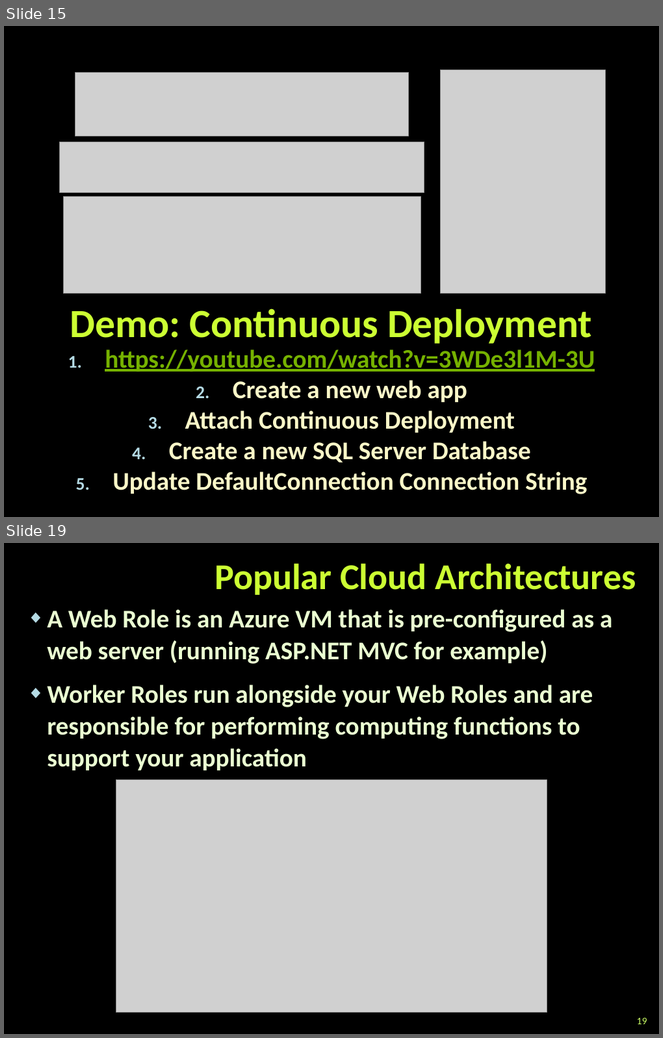
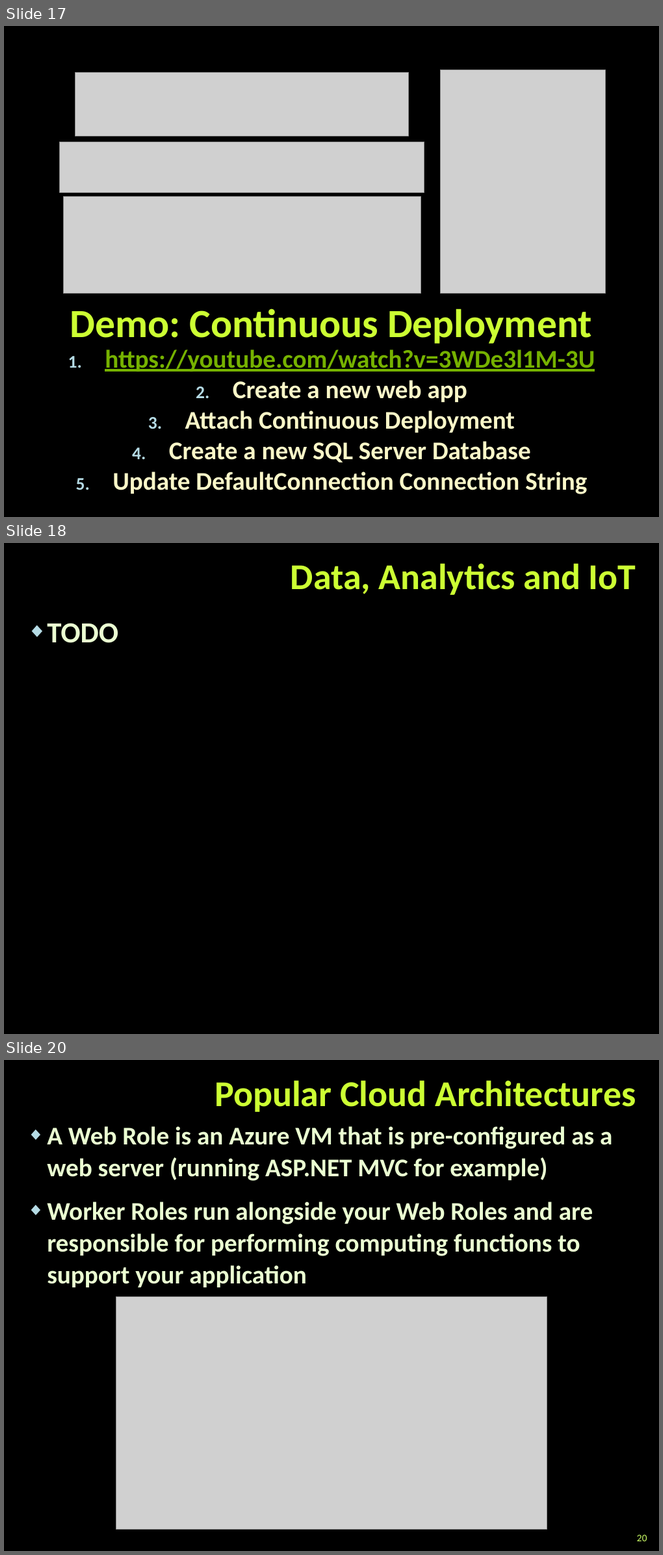
Before and after one commit to TelerikAcademy/Web-Services-and-Cloud, a slide deck: 09. Intro-to-Azure/Intro-to-Azure.pptx. Shown one above the other, each under a label of ours: slides 15 and 19 before the commit, slides 17, 18 and 20 after it; the slides between them are not shown. The pictures are 663x1038 and 663x1555 pixels, drawn with LibreOffice and Linux fonts; fonts in the diff are those of the drawing; grey boxes stand for pictures; background and template pictures are left out. Boxes give left, top, right and bottom in pixels: in the first picture for what was removed or moved away, otherwise in the second. Text is boxed around its words. In the diff, an @@ line names an element or a change of style, - is before the commit and + after.

```diff
--- a/09. Intro-to-Azure/Intro-to-Azure.pptx
+++ b/09. Intro-to-Azure/Intro-to-Azure.pptx
@@ slide 18 added at [4,543,659,1034], background picture (left out) @@
@@ title added at [291,563,636,595], 40 pt, text #CCFF33, bold @@
+Data, Analytics and IoT
@@ text added at [47,623,118,643], 32 pt, text #EBFFD2, bold @@
+◆ TODO
@@ what was slide 15 is now slide 17 @@
@@ what was slide 19 is now slide 20 @@
@@ page number at [637,1535,648,1542]: text changed @@
-19
+20
```
Also in this commit, not shown: 4 slides changed, 2 other slides added, 1 slide removed.
